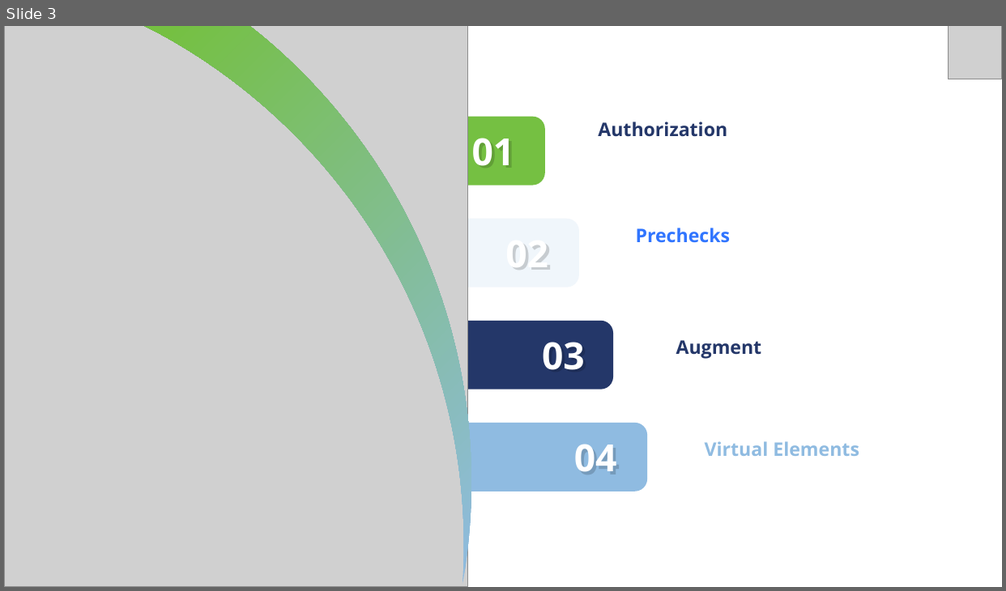
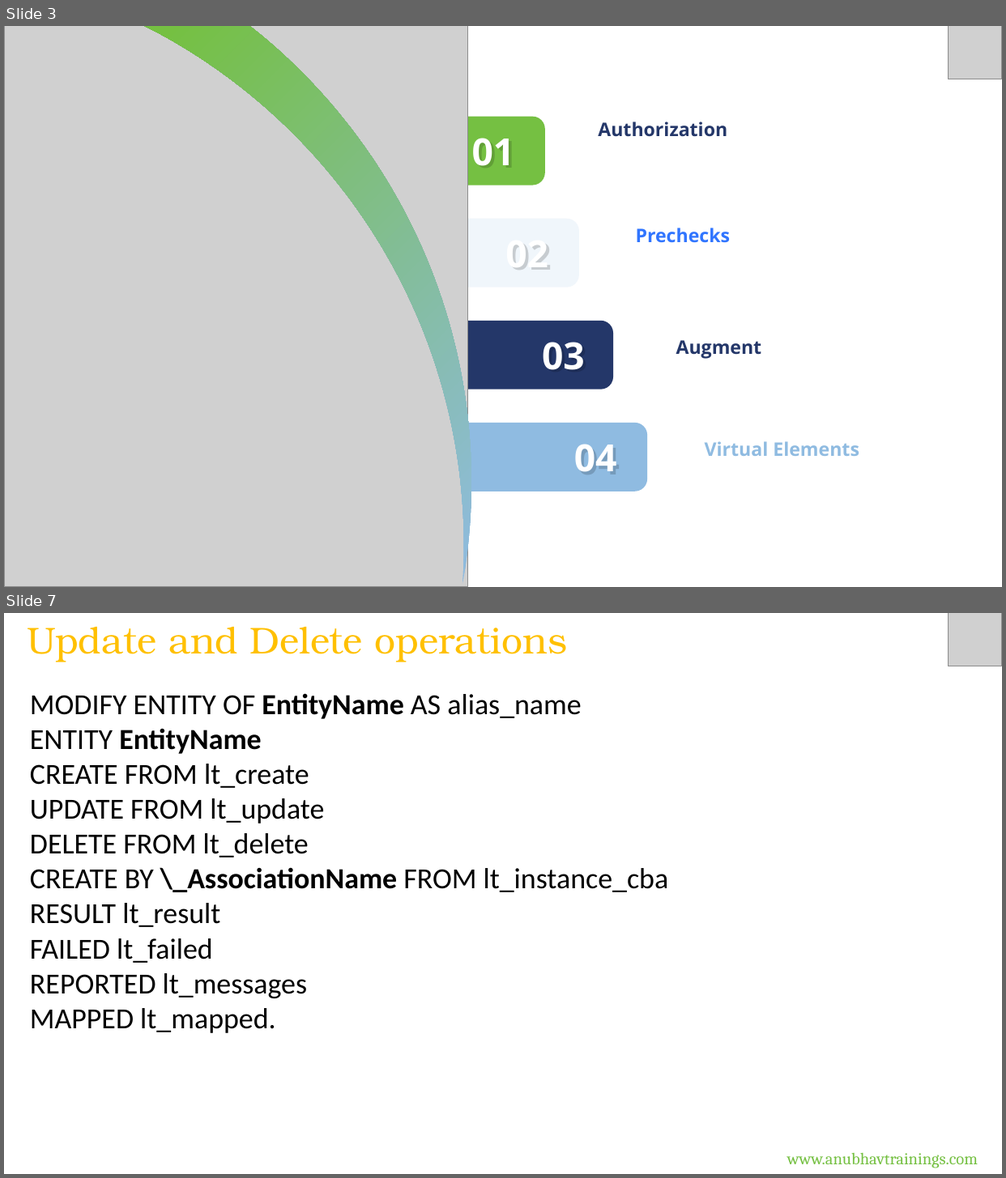
Before and after one commit to soyuztechnologies/CDS_AMDP_RAP_Training_60H, a slide deck: Day 11/DAY-11.pptx. Shown one above the other, each under a label of ours: slide 3 before the commit, slides 3 and 7 after it; the slides between them are not shown. The pictures are 1006x591 and 1006x1178 pixels, drawn with LibreOffice and Linux fonts; fonts in the diff are those of the drawing; grey boxes stand for pictures. Boxes give left, top, right and bottom in pixels: in the first picture for what was removed or moved away, otherwise in the second. Text is boxed around its words. In the diff, an @@ line names an element or a change of style, - is before the commit and + after.

Commit message:
Auto bot updater CDS_AMDP_RAP_Training_60H Course

```diff
--- a/Day 11/DAY-11.pptx
+++ b/Day 11/DAY-11.pptx
@@ slide 7 added at bbox=[4, 613, 1002, 1174], background #FFFFFF @@
@@ text added at bbox=[27, 627, 568, 662], 36 pt, text #FFC000 @@
+Update and Delete operations
@@ picture added at bbox=[948, 613, 1002, 666] @@
@@ text added at bbox=[30, 693, 669, 1033], 28 pt, text #000000 @@
+MODIFY ENTITY OF EntityName AS alias_name
+ENTITY EntityName
+CREATE FROM lt_create
+UPDATE FROM lt_update
+DELETE FROM lt_delete
+CREATE BY \_AssociationName FROM lt_instance_cba
+RESULT lt_result
+FAILED lt_failed
+REPORTED lt_messages
+MAPPED lt_mapped.
@@ text added at bbox=[787, 1153, 978, 1169], 16 pt, text #75C042 @@
+www.anubhavtrainings.com
```
Also in this commit, not shown: 26 other slides added, 17 other files.
